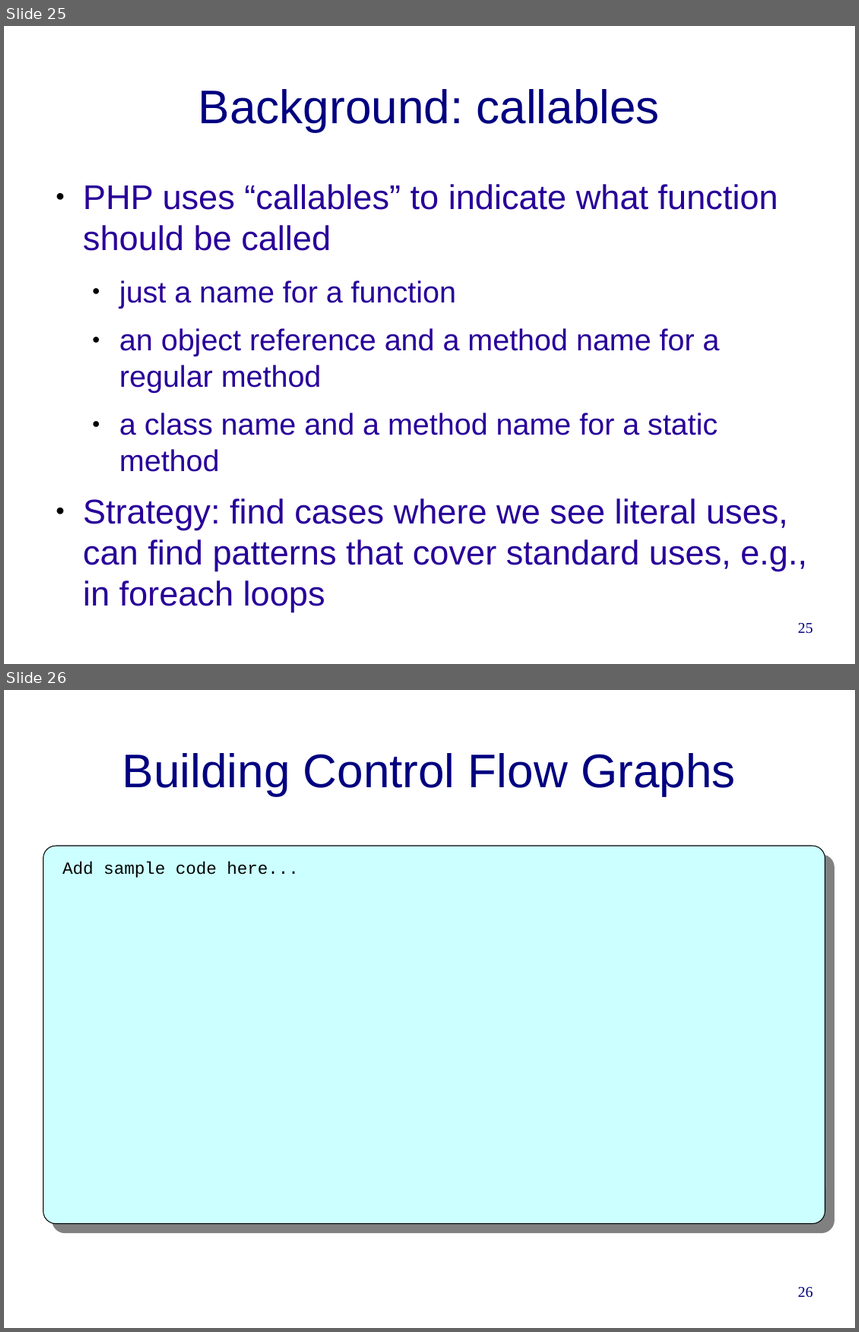
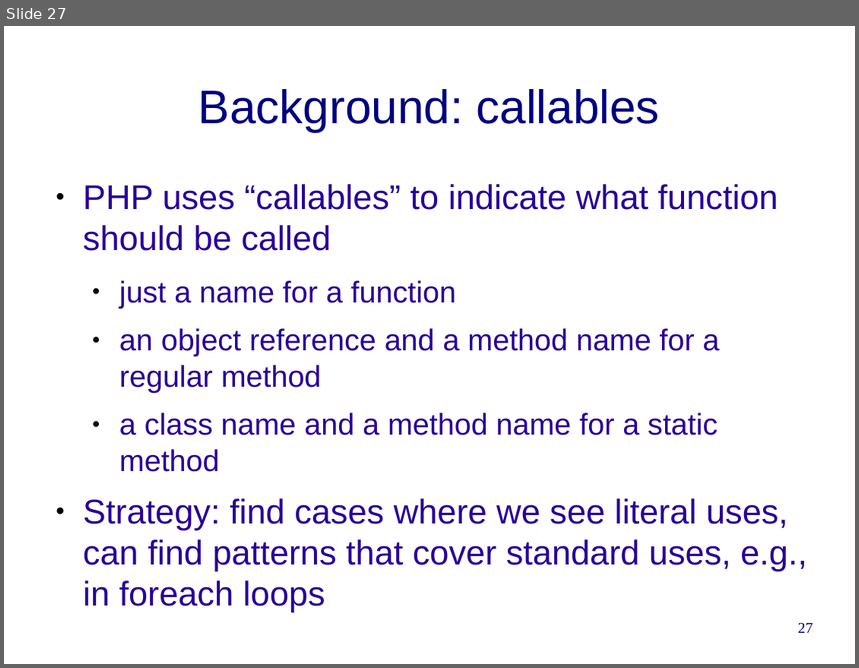
Before and after one commit to cwi-swat/rascal-course-pldi-2015, a slide deck: presentations/PHP-analysis.odp. Shown one above the other, each under a label of ours: slides 25 and 26 before the commit, slide 27 after it. The pictures are 859x1332 and 859x668 pixels, drawn with LibreOffice and Linux fonts; fonts in the diff are those of the drawing; background and template pictures are left out. Boxes give left, top, right and bottom in pixels: in the first picture for what was removed or moved away, otherwise in the second. Text is boxed around its words. In the diff, an @@ line names an element or a change of style, - is before the commit and + after.

```diff
--- a/presentations/PHP-analysis.odp
+++ b/presentations/PHP-analysis.odp
@@ slide 26 removed at (4,690,855,1328), background #FFFFFF @@
@@ title removed at (123,753,735,796) @@
-Building Control Flow Graphs
@@ rounded rectangle removed at (44,846,826,1224) @@
@@ text removed at (63,861,299,878) @@
-Add sample code here...
@@ page number removed at (798,1287,813,1298) @@
-26
@@ what was slide 25 is now slide 27 @@
@@ page number at (798,623,813,633): text changed @@
-25
+27
```
Also in this commit, not shown: 8 slides changed, 3 slides added, 3 other slides removed.
